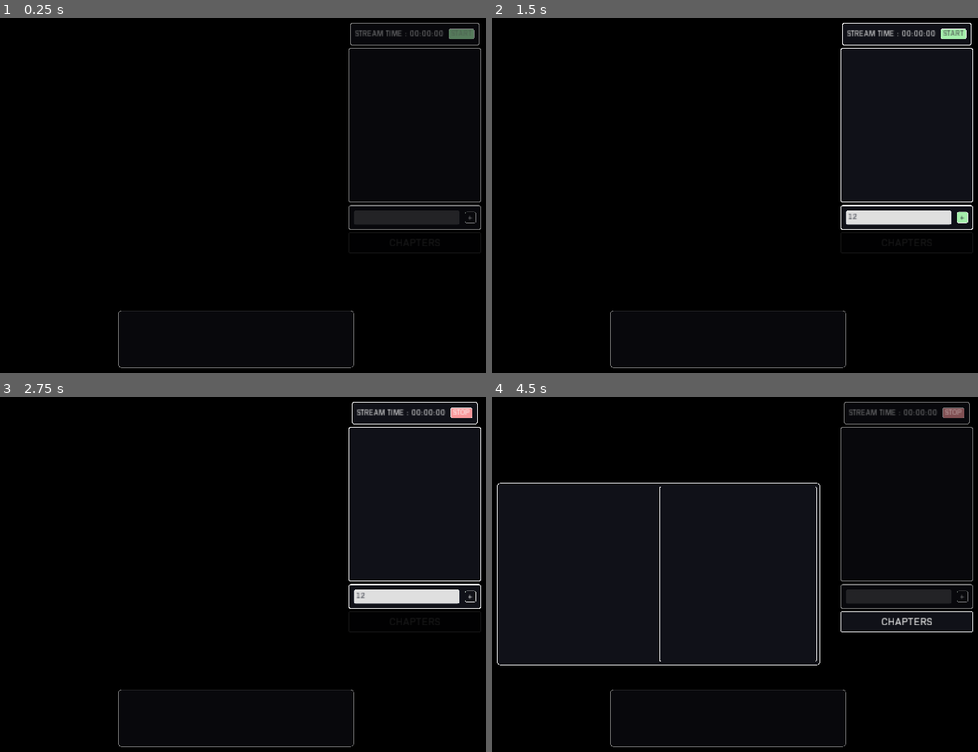
Above: before the commit, frames 1-4 (two rows, left to right).
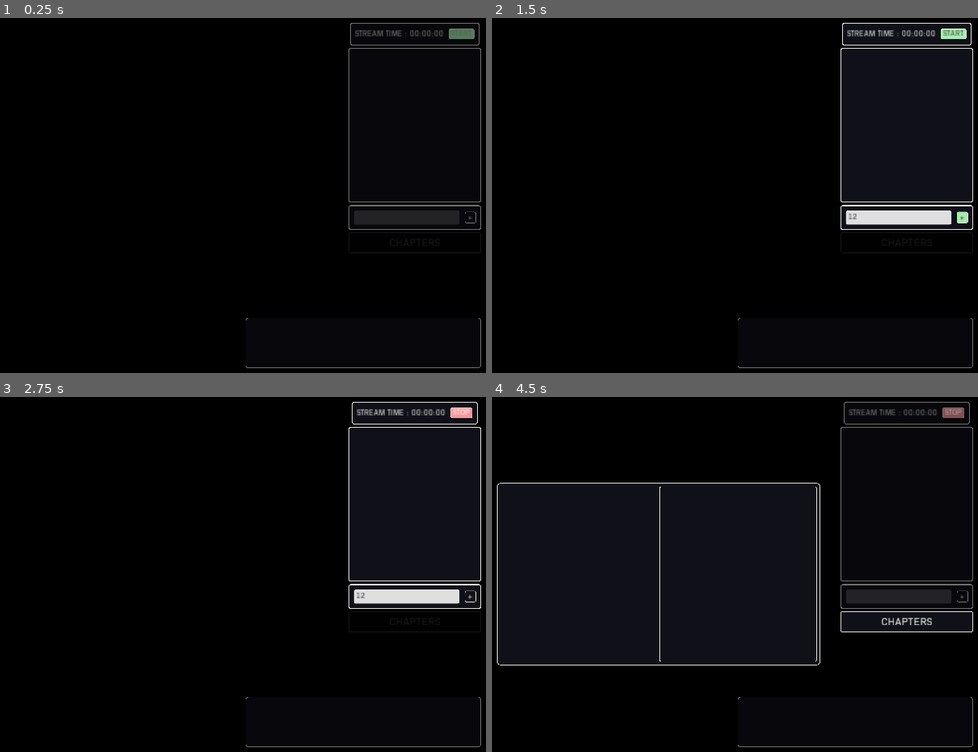
Above: after the commit, the same moments.

Repository: ACB-prgm/LiveStreamGamez.nosync
Game: Godot game, scene res://MainScene/Main.tscn
The game is run twice, just before and just after one commit, with the same random seed, the same clock (stepped at 60 frames per second) and the same inputs.
Inputs (mouse positions are in pixels of both pictures, inside the frame that each line leads up to):
- Up to frame 1 (0.25 s): no input
- Up to frame 2 (1.5 s): click (900, 216) at 0.52 s; type "12" at 0.6 s; click "+" at 1.25 s
- Up to frame 3 (2.75 s): click "START" at 2 s
- Up to frame 4 (4.5 s): click "STOP" at 2.75 s; click "START" at 3.5 s; click "CHAPTERS" at 4.25 s

The runs differ from the first frame. In frame 1, 0.3% of the frame differs, in the area x 24-100%, y 82-99%; in frame 2, 0.3%; in frame 3, 0.3%; in frame 4, 0.3%.
Error in both runs: Invalid call. Nonexistent function 'get' in base 'Nil'. (res://OAuth2_Test/OAuth2_Test.gd:125)

Commit message:
Refactor

Diff:
--- a/ProjectFiles/ChatScraping/GetPythonChatScrape.gd
+++ b/ProjectFiles/ChatScraping/GetPythonChatScrape.gd
@@ -13,6 +13,8 @@
 
 signal chat_packet_recieved(chat_packet)
 
+# The chat packets are cleaned by the python script and only
+# new chat messages are given to godot
 
 func _notification(what):
 	if what == MainLoop.NOTIFICATION_WM_QUIT_REQUEST:
--- a/ProjectFiles/ChatXP/LiveChat/ChatManager.gd
+++ b/ProjectFiles/ChatXP/LiveChat/ChatManager.gd
@@ -37,9 +37,9 @@
 
 func _on_chat_packet_recieved(chat:Array):
 	modulate.a = 1
+	current_stream = YoutTubeApi.LiveBroadcastResource.get("snippet").get("title")
 
 	for comment in chat:
-		current_stream = YoutTubeApi.LiveBroadcastResource.get("snippet").get("title")
 		var user = comment[0]
 		comment = comment[1]
 
--- a/ProjectFiles/ChatXP/LiveChat/ChatManager.tscn
+++ b/ProjectFiles/ChatXP/LiveChat/ChatManager.tscn
@@ -1,10 +1,7 @@
-[gd_scene load_steps=16 format=2]
+[gd_scene load_steps=9 format=2]
 
 [ext_resource path="res://TaskManager/OutlineWithFill.tres" type="StyleBox" id=1]
-[ext_resource path="res://ChatXP/LiveChat/ShowChatButton.gd" type="Script" id=2]
 [ext_resource path="res://ChatXP/LiveChat/ChatManager.gd" type="Script" id=3]
-[ext_resource path="res://TaskManager/TMFont.tres" type="DynamicFont" id=4]
-[ext_resource path="res://ChatXP/LiveChat/ChatManagerMAIN.gd" type="Script" id=5]
 
 [sub_resource type="StyleBoxEmpty" id=1]
 
@@ -27,61 +24,23 @@
 VScrollBar/styles/scroll = SubResource( 4 )
 VScrollBar/styles/scroll_focus = SubResource( 5 )
 
-[sub_resource type="StyleBoxFlat" id=7]
-bg_color = Color( 0.647059, 0.937255, 0.67451, 1 )
-border_width_left = 4
-border_width_top = 4
-border_width_right = 4
-border_width_bottom = 4
-border_color = Color( 1, 1, 1, 1 )
-
-[sub_resource type="StyleBoxFlat" id=8]
-bg_color = Color( 1, 1, 1, 1 )
-border_width_left = 4
-border_width_top = 4
-border_width_right = 4
-border_width_bottom = 4
-border_color = Color( 1, 1, 1, 1 )
-
-[sub_resource type="StyleBoxEmpty" id=9]
-
-[sub_resource type="StyleBoxEmpty" id=10]
-
-[node name="ChatManagerControl" type="Control"]
-anchor_right = 1.0
-anchor_bottom = 1.0
-mouse_filter = 1
-script = ExtResource( 5 )
-__meta__ = {
-"_edit_use_anchors_": false
-}
-
-[node name="ChatManager" type="PanelContainer" parent="."]
-anchor_left = 1.0
-anchor_top = 1.0
-anchor_right = 1.0
-anchor_bottom = 1.0
-margin_left = -2210.0
-margin_top = -394.0
-margin_right = -810.0
-margin_bottom = -54.0
+[node name="ChatManager" type="PanelContainer"]
+margin_right = 1400.0
+margin_bottom = 340.0
 rect_min_size = Vector2( 1400, 300 )
 rect_clip_content = true
 size_flags_vertical = 5
 custom_styles/panel = ExtResource( 1 )
 script = ExtResource( 3 )
-__meta__ = {
-"_edit_use_anchors_": false
-}
 
-[node name="VBoxContainer" type="VBoxContainer" parent="ChatManager"]
+[node name="VBoxContainer" type="VBoxContainer" parent="."]
 margin_left = 20.0
 margin_top = 20.0
 margin_right = 1380.0
 margin_bottom = 320.0
 custom_constants/separation = 10
 
-[node name="ScrollContainer" type="ScrollContainer" parent="ChatManager/VBoxContainer"]
+[node name="ScrollContainer" type="ScrollContainer" parent="VBoxContainer"]
 margin_right = 1360.0
 margin_bottom = 300.0
 size_flags_horizontal = 3
@@ -89,37 +48,14 @@
 theme = SubResource( 6 )
 scroll_horizontal_enabled = false
 
-[node name="ChatVBoxContainer" type="VBoxContainer" parent="ChatManager/VBoxContainer/ScrollContainer"]
+[node name="ChatVBoxContainer" type="VBoxContainer" parent="VBoxContainer/ScrollContainer"]
 margin_right = 1360.0
 rect_clip_content = true
 size_flags_horizontal = 3
 size_flags_vertical = 5
 custom_constants/separation = 5
 
-[node name="Timer" type="Timer" parent="ChatManager"]
+[node name="Timer" type="Timer" parent="."]
 one_shot = true
 
-[node name="Tween" type="Tween" parent="ChatManager"]
-
-[node name="Button" type="Button" parent="."]
-visible = false
-margin_right = 250.0
-margin_bottom = 100.0
-mouse_filter = 1
-custom_styles/hover = SubResource( 7 )
-custom_styles/pressed = SubResource( 8 )
-custom_styles/focus = SubResource( 9 )
-custom_styles/disabled = SubResource( 10 )
-custom_styles/normal = ExtResource( 1 )
-custom_fonts/font = ExtResource( 4 )
-text = "Show Chat"
-script = ExtResource( 2 )
-__meta__ = {
-"_edit_use_anchors_": false
-}
-
-[node name="Tween" type="Tween" parent="Button"]
-
-[connection signal="mouse_entered" from="Button" to="Button" method="_on_Button_mouse_entered"]
-[connection signal="mouse_exited" from="Button" to="Button" method="_on_Button_mouse_exited"]
-[connection signal="pressed" from="Button" to="." method="_on_Button_pressed"]
+[node name="Tween" type="Tween" parent="."]
--- a/ProjectFiles/MainScene/Main.tscn
+++ b/ProjectFiles/MainScene/Main.tscn
@@ -71,10 +71,14 @@
 }
 
 [node name="ChatManagerControl" parent="." instance=ExtResource( 5 )]
-margin_left = 2.0
-margin_top = -1.0
-margin_right = 2.0
-margin_bottom = -1.0
+anchor_left = 1.0
+anchor_top = 1.0
+anchor_right = 1.0
+anchor_bottom = 1.0
+margin_left = -1452.0
+margin_top = -352.0
+margin_right = -52.0
+margin_bottom = -52.0
 mouse_filter = 2
 
 [connection signal="mouse_entered" from="ChaptersButton" to="." method="_on_ChaptersButton_mouse_entered"]
--- a/ProjectFiles/OAuth2/OAuth2.gd
+++ /dev/null
@@ -1,251 +0,0 @@
-extends Node
-
-
-const token_json_path = "res://OAuth2/token_info.json"
-
-var token : String
-
-onready var global_dir_path = ProjectSettings.globalize_path("res://OAuth2")
-onready var interpreter_path = ProjectSettings.globalize_path("res://venv/bin/python")
-signal token_recieved
-
-
-func authorize():
-	yield(get_tree().create_timer(0.1), "timeout")
-	var ERR = OS.execute(interpreter_path, [global_dir_path + "/get_credentials.py"], true)
-	if ERR == OK:
-		get_token_from_JSON()
-	else:
-		push_error("ERROR EXECUTING 'get_credentials.py' WITH ERROR CODE: %s"%ERR)
-
-
-func get_token_from_JSON():
-	var file = File.new()
-	if file.file_exists(token_json_path):
-		var ERR = file.open(token_json_path, file.READ)
-		if ERR == OK:
-			var text = file.get_as_text()
-			token = parse_json(text)["TOKEN"]
-			emit_signal("token_recieved")
-		else:
-			push_error("ERROR LOADING 'token_info.json' WITH ERROR CODE: %s"%ERR)
-		file.close()
-
-
-
-
-
-
-
-
-
-
-
-
-
-
-
-
-
-
-
-
-
-
-
-
-
-
-
-
-
-
-
-
-
-
-#const PORT = 31419
-#const auth_server := "https://accounts.google.com/o/oauth2/v2/auth"
-#const token_req := "https://oauth2.googleapis.com/token"
-#
-#var redirect_uri = "http://127.0.0.1:%s" % PORT
-#
-#func _ready():
-#	get_auth_code()
-#
-#
-#func get_auth_code():
-#	var headers = [
-#		"client_id = 694582530887-sipt32jliecakrvo41l9b9g8ujfedk53.apps.googleusercontent.com&",
-#		"redirect_uri = %s&" % redirect_uri,
-#		"response_type = code&",
-#		"scope = https://www.googleapis.com/auth/youtube.readonly",
-#	]
-#
-#	var url = auth_server + "?"
-#	for x in headers:
-#		x = x.replace(" ", "")
-#		url += x
-#
-#	# Opens window for user authentication
-## warning-ignore:return_value_discarded
-#	OS.shell_open(url)
-#
-#	# Creates the Loopback IP redirect server
-#	prints("python HTTP Server Return Value: ", OS.execute("python", ["-m", "http.server", "--cgi" ,str(PORT)]))
-#
-#	var http_ = HTTPRequest.new()
-#	http_.connect("request_completed", self, "_on_auth_req_completed", [http_])
-#	add_child(http_)
-#
-#	var err = http_.request(redirect_uri + "/OAuth2.0/code.txt")
-#	if err != OK:
-#		print(err)
-#
-#var attempts := 0
-#var defualt = null
-#
-#func _on_auth_req_completed(_result, _response_code, _headers, body:PoolByteArray, HTTP_Node:HTTPRequest):
-#	HTTP_Node.queue_free()
-#
-#	if attempts == 0:
-#		defualt = body
-#		var text = body.get_string_from_utf8()
-#		print(text)
-#	elif defualt != body:
-#		var text = body.get_string_from_utf8()
-#		print(text)
-#
-#	attempts += 1
-#	print("ATTEMPT: ",attempts)
-#
-#	OS.delay_msec(1000)
-#
-#	var http_ = HTTPRequest.new()
-#	http_.set_timeout(10000)
-#	http_.connect("request_completed", self, "_on_auth_req_completed", [http_])
-#	add_child(http_)
-#
-#	var err = http_.request(redirect_uri + "/?code=")
-#	if err != OK:
-#		print(err)
-
-
-
-#	var err := 0
-#	var http := HTTPClient.new() # Create the Client.
-#
-#	err = http.connect_to_host("http://127.0.0.1", PORT) # Connect to host/port.
-#	assert(err == OK) # Make sure connection is OK.
-#
-#	while http.get_status() == HTTPClient.STATUS_CONNECTING or http.get_status() == HTTPClient.STATUS_RESOLVING:
-#		http.poll()
-#		print("Connecting...")
-#		if not OS.has_feature("web"):
-#			OS.delay_msec(500)
-#		else:
-#			yield(Engine.get_main_loop(), "idle_frame")
-#
-#	assert(http.get_status() == HTTPClient.STATUS_CONNECTED)
-#
-#
-#	err = http.request(HTTPClient.METHOD_GET, "http://127.0.0.1:%s" % PORT, ["Accept: application/json"]) # Request a page from the site (this one was chunked..)
-#	assert(err == OK) # Make sure all is OK.
-#
-#	while http.get_status() == HTTPClient.STATUS_REQUESTING:
-#		# Keep polling for as long as the request is being processed.
-#		http.poll()
-#		print("Requesting...")
-#		if OS.has_feature("web"):
-#			# Synchronous HTTP requests are not supported on the web,
-#			# so wait for the next main loop iteration.
-#			yield(Engine.get_main_loop(), "idle_frame")
-#		else:
-#			OS.delay_msec(500)
-#
-#	assert(http.get_status() == HTTPClient.STATUS_BODY or http.get_status() == HTTPClient.STATUS_CONNECTED) # Make sure request finished well.
-#
-#	if http.has_response():
-#		# If there is a response...
-#
-#		headers = http.get_response_headers_as_dictionary() # Get response headers.
-#		print("code: ", http.get_response_code()) # Show response code.
-#		print("**headers:\\n", headers) # Show headers.
-#
-#		# Getting the HTTP Body
-#		if http.is_response_chunked():
-#			# Does it use chunks?
-#			print("Response is Chunked!")
-#		else:
-#			# Or just plain Content-Length
-#			var bl = http.get_response_body_length()
-#			print("Response Length: ", bl)
-#
-#		# This method works for both anyway
-#		var rb = PoolByteArray() # Array that will hold the data.
-#
-#		while http.get_status() == HTTPClient.STATUS_BODY:
-#			# While there is body left to be read
-#			http.poll()
-#			# Get a chunk.
-#			var chunk = http.read_response_body_chunk()
-#			if chunk.size() == 0:
-#				if not OS.has_feature("web"):
-#					# Got nothing, wait for buffers to fill a bit.
-#					OS.delay_usec(1000)
-#				else:
-#					yield(Engine.get_main_loop(), "idle_frame")
-#			else:
-#				rb = rb + chunk # Append to read buffer.
-#					# Done!
-#
-#			print("bytes got: ", rb.size())
-#			var text = rb.get_string_from_ascii()
-#			print("Text: ", text)
-
-
-
-
-
-
-#func _on_request_completed(result, response_code, headers, body):
-#	prints(result, response_code, headers, body)
-#
-#	var json_result = JSON.parse(body.get_string_from_utf8())
-#	if json_result.error != OK or not json_result.result is Dictionary:
-#		push_error("Unable to parse JSON from server : %s" % json_result.error)
-#		return
-#
-#	var data: Dictionary = json_result.result
-#	print(data)
-
-
-# SAVE/LOAD
-#const SAVE_DIR = 'user://credentials/'
-#var save_path = SAVE_DIR + 'credentials.dat'
-#
-#func save_data():
-#	var dir = Directory.new()
-#	if !dir.dir_exists(SAVE_DIR):
-#		dir.make_dir_recursive(SAVE_DIR)
-#
-#	var file = File.new()
-#	var error = file.open(save_path, File.WRITE)
-#	if error == OK:
-#		var data = "hi"
-#
-#		file.store_var(data)
-#		file.close()
-#
-#func load_data():
-#	var file = File.new()
-#	if file.file_exists(save_path):
-#		var error = file.open_encrypted_with_pass(save_path, File.READ, 'abigail')
-#		if error == OK:
-#			var data = file.get_var()
-#
-#			high_score = data.get("high_score")
-#			shoot_on_aim = data.get("shoot_on_aim")
-#			layout_preset = data.get("layout_preset")
-#
-#			file.close()
--- a/ProjectFiles/project.godot
+++ b/ProjectFiles/project.godot
@@ -50,7 +50,7 @@
 
 [editor_plugins]
 
-enabled=PoolStringArray( "res://addons/GitProjectData/plugin.cfg", "res://addons/SetEditorSettings_Plugin/plugin.cfg" )
+enabled=PoolStringArray( "res://addons/SetEditorSettings_Plugin/plugin.cfg" )
 
 [gdnative]
 
Not shown, removed: ProjectFiles/OAuth2/client_secrets_goes_here.txt
Not shown, removed: ProjectFiles/addons/GitProjectData/plugin.cfg
Not shown, removed: ProjectFiles/addons/GitProjectData/plugin.gd
Not shown, removed: ProjectFiles/OAuth2/get_credentials.py
